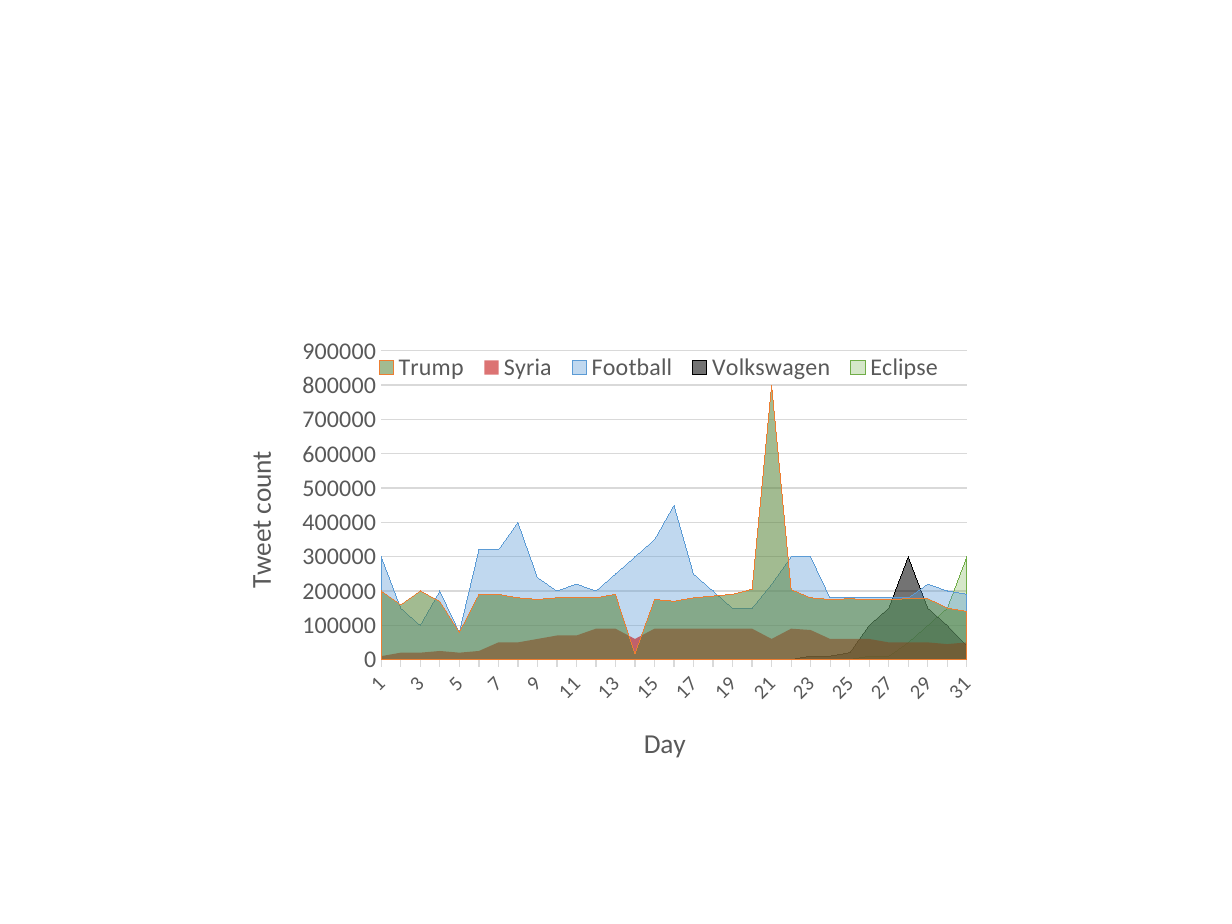
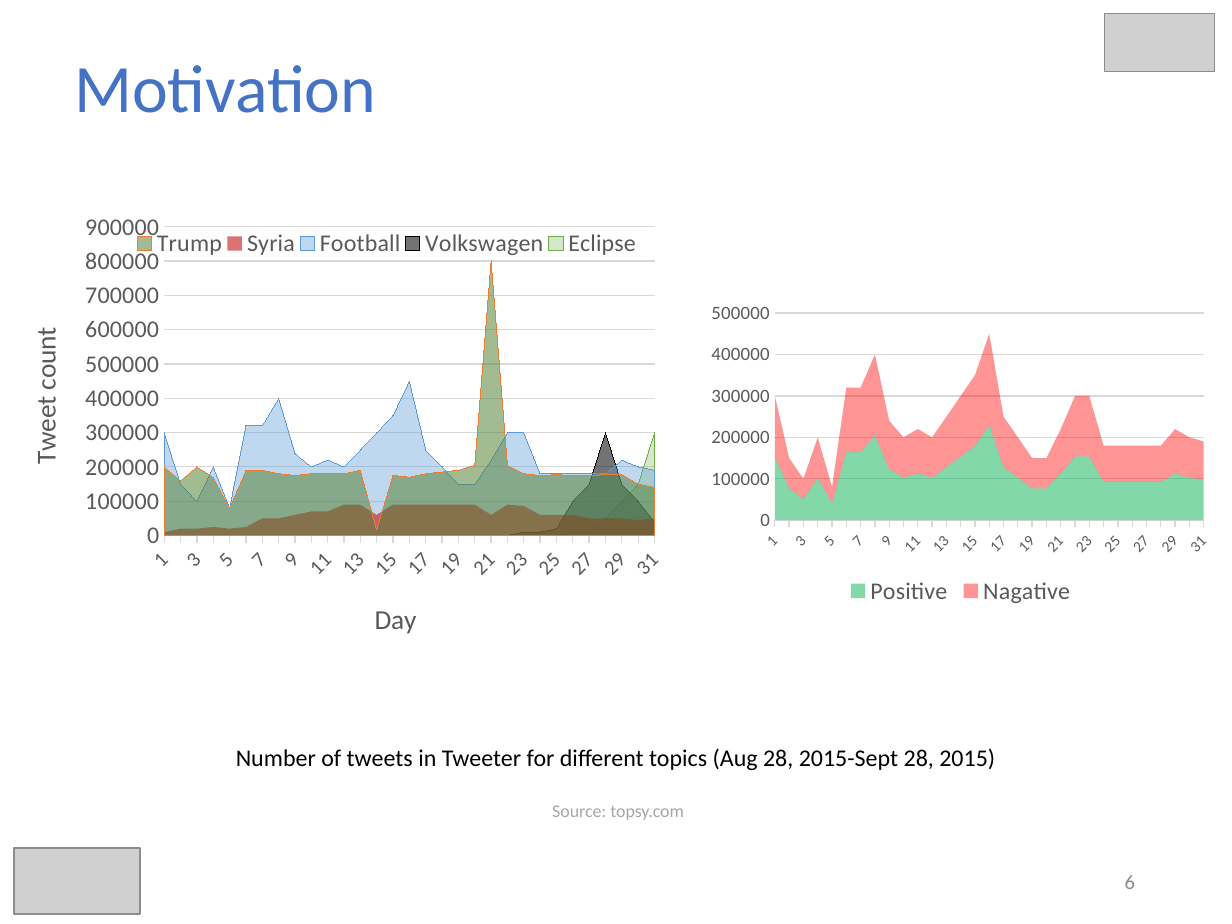
Before and after one commit to hmsgit/minestream, a slide deck: slide 6 of presentation/thesis.pptx (slide 2 before the commit). Drawn at 1232x924 pixels with LibreOffice and Linux fonts; fonts in the diff are those of the drawing; grey boxes stand for pictures. Boxes give left, top, right and bottom in pixels: in the first picture for what was removed or moved away, otherwise in the second. Text is boxed around its words. In the diff, an @@ line names an element or a change of style, - is before the commit and + after.

```diff
--- a/presentation/thesis.pptx
+++ b/presentation/thesis.pptx
@@ picture added at (1105, 14, 1215, 71) @@
@@ title added at (74, 65, 376, 113), 39.6 pt, text #4472C4 @@
+Motivation
@@ area chart: place and size @@
-area chart at (216, 326, 992, 833)
+area chart at (0, 202, 676, 708)
@@ area stacked chart added at (701, 296, 1221, 611) @@
+categories: 1, 2, 3, 4, 5, 6, 7, 8, 9, 10, 11, 12, 13, 14, 15, 16, 17, 18, 19, 20, 21, 22, 23, 24, 25, 26, 27, 28, 29, 30, 31
+Positive: 150000, 80000, 50000, 100000, 40000, 160000, 160000, 210000, 120000, 100000, 110000, 100000, 130000, 150000, 180000, 230000, 130000, 100000, 80000, 80000, 110000, 150000, 150000, 90000, 90000, 90000, 90000, 90000, 110000, 100000, 100000
+Nagative: 150000, 70000, 50000, 100000, 40000, 160000, 160000, 190000, 120000, 100000, 110000, 100000, 120000, 150000, 170000, 220000, 120000, 100000, 70000, 70000, 110000, 150000, 150000, 90000, 90000, 90000, 90000, 90000, 110000, 100000, 90000
@@ text added at (236, 748, 995, 770), 14 pt, text #000000 @@
+Number of tweets in Tweeter for different topics (Aug 28, 2015-Sept 28, 2015)
@@ text added at (552, 805, 684, 820), 10.5 pt, text #A6A6A6 @@
+Source: topsy.com
@@ picture added at (14, 848, 139, 914) @@
@@ page number added at (1125, 875, 1135, 889), 12 pt, text #8C8C8C @@
+6
```
Also in this commit, not shown: 42 slides added, 1 slide removed, 1 other file.
